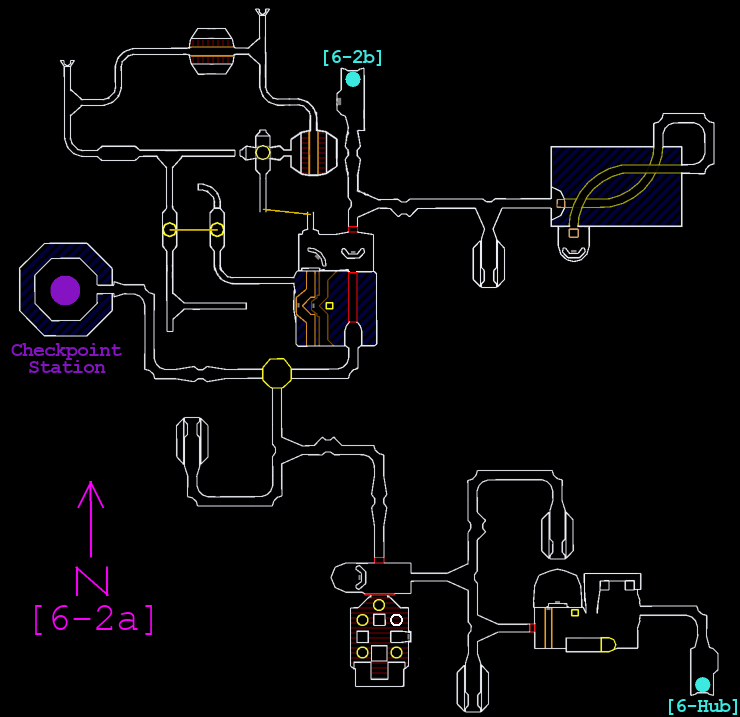
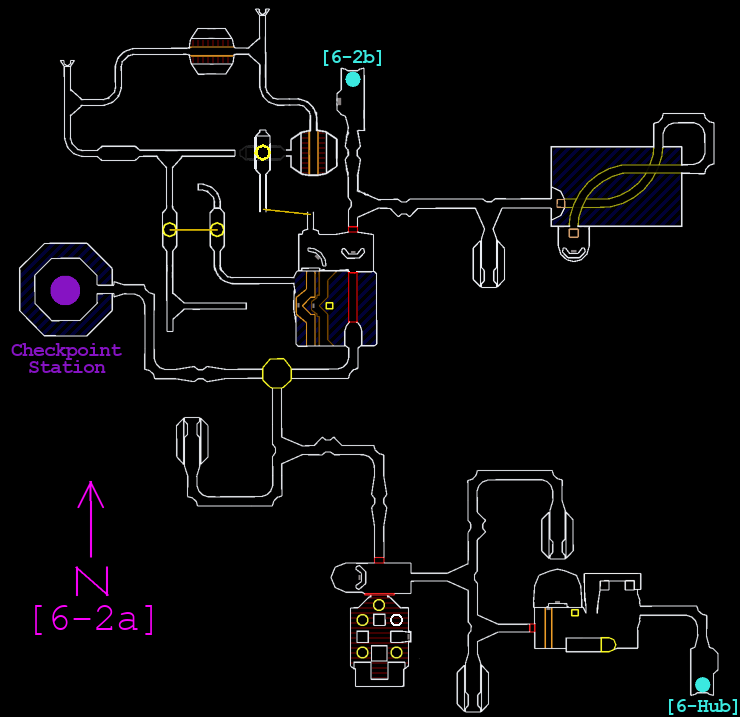
Two versions of the same layered image (740×717). Layer-by-layer changes:
painted on "Map" over 239, 136, 286, 212
